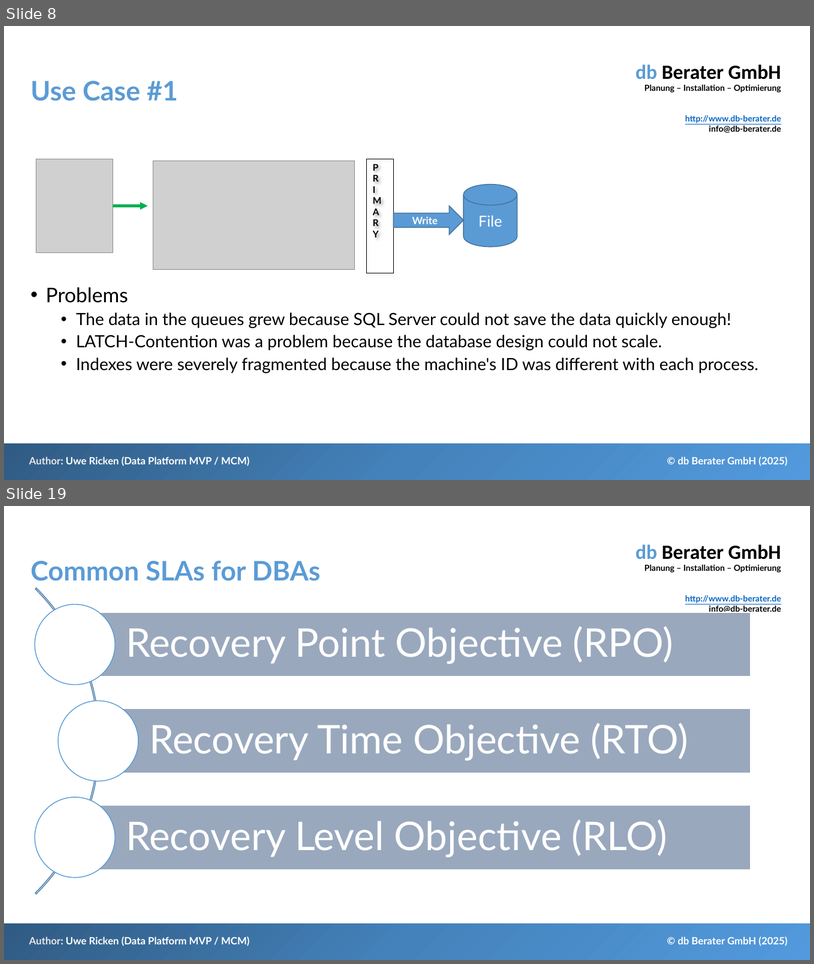
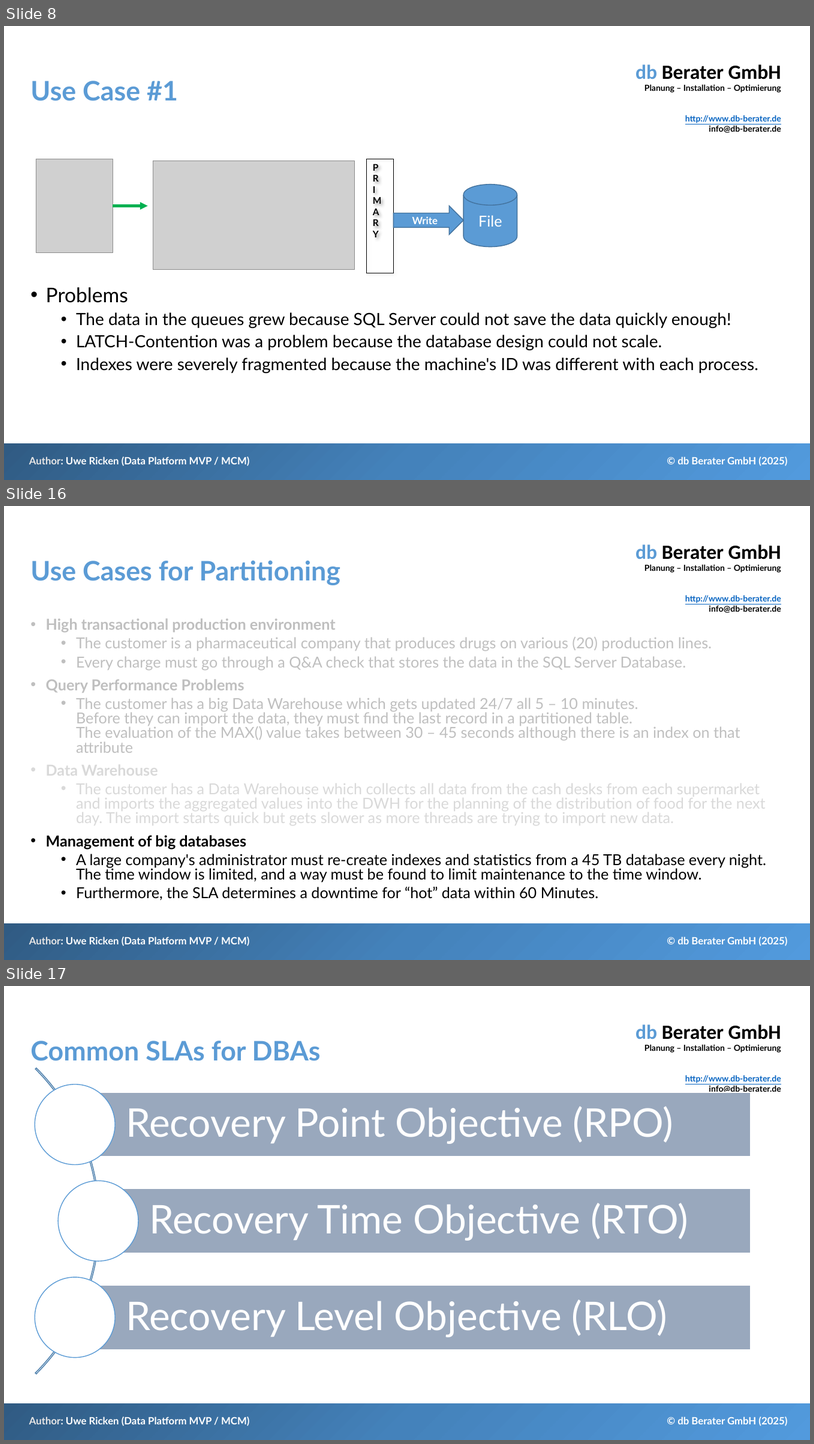
Before and after one commit to db-berater/SQL-Server-Partitioning-for-Data-Management, a slide deck: 01 - Documents and Preparation/SQL Server Partitioning - Speed up your workload.pptx. Shown one above the other, each under a label of ours: slides 8 and 19 before the commit, slides 8, 16 and 17 after it; the slides between them are not shown. The pictures are 814x964 and 814x1444 pixels, drawn with LibreOffice and Linux fonts; fonts in the diff are those of the drawing; grey boxes stand for pictures. Boxes give left, top, right and bottom in pixels: in the first picture for what was removed or moved away, otherwise in the second. Text is boxed around its words. In the diff, an @@ line names an element or a change of style, - is before the commit and + after.

```diff
--- a/01 - Documents and Preparation/SQL Server Partitioning - Speed up your workload.pptx
+++ b/01 - Documents and Preparation/SQL Server Partitioning - Speed up your workload.pptx
@@ slide 16 added at [4,506,810,960], background #FFFFFF; not listed: 4 template elements that a slide beside it also shows @@
@@ title added at [30,560,341,585], 32 pt, text #5B9BD5, bold @@
+Use Cases for Partitioning
@@ text added at [46,618,767,900], 18 pt, text #BFBFBF @@
+• High transactional production environment
+  • The customer is a pharmaceutical company that produces drugs on various (20) production lines.
+  • Every charge must go through a Q&A check that stores the data in the SQL Server Database.
+• Query Performance Problems
+  • The customer has a big Data Warehouse which gets updated 24/7 all 5 – 10 minutes.
+    Before they can import the data, they must find the last record in a partitioned table.
+    The evaluation of the MAX() value takes between 30 – 45 seconds although there is an index on that attribute
+• Data Warehouse
+  • The customer has a Data Warehouse which collects all data from the cash desks from each supermarket and imports the aggregated values into the DWH for the planning of the distribution of food for the next day. The import starts quick but gets slower as more threads are trying to import new data.
+• Management of big databases
+  • A large company's administrator must re-create indexes and statistics from a 45 TB database every night. The time window is limited, and a way must be found to limit maintenance to the time window.
+  • Furthermore, the SLA determines a downtime for “hot” data within 60 Minutes.
@@ what was slide 19 is now slide 17 @@
```
Also in this commit, not shown: 14 slides changed, 1 slide removed, 13 other files.
